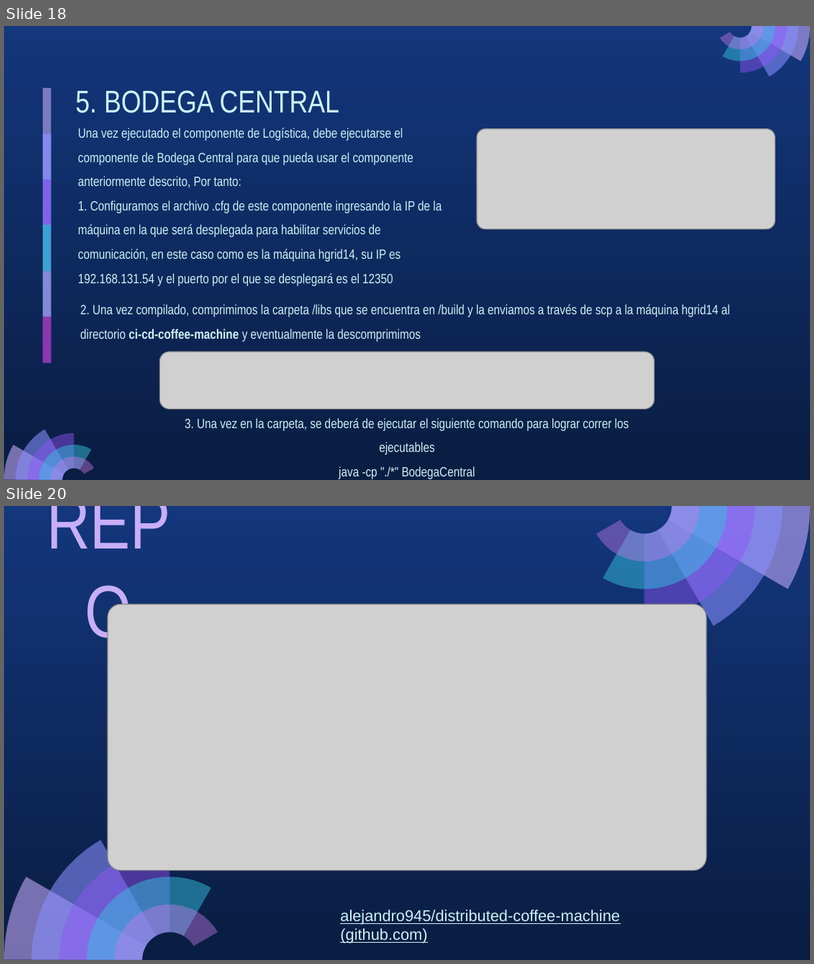
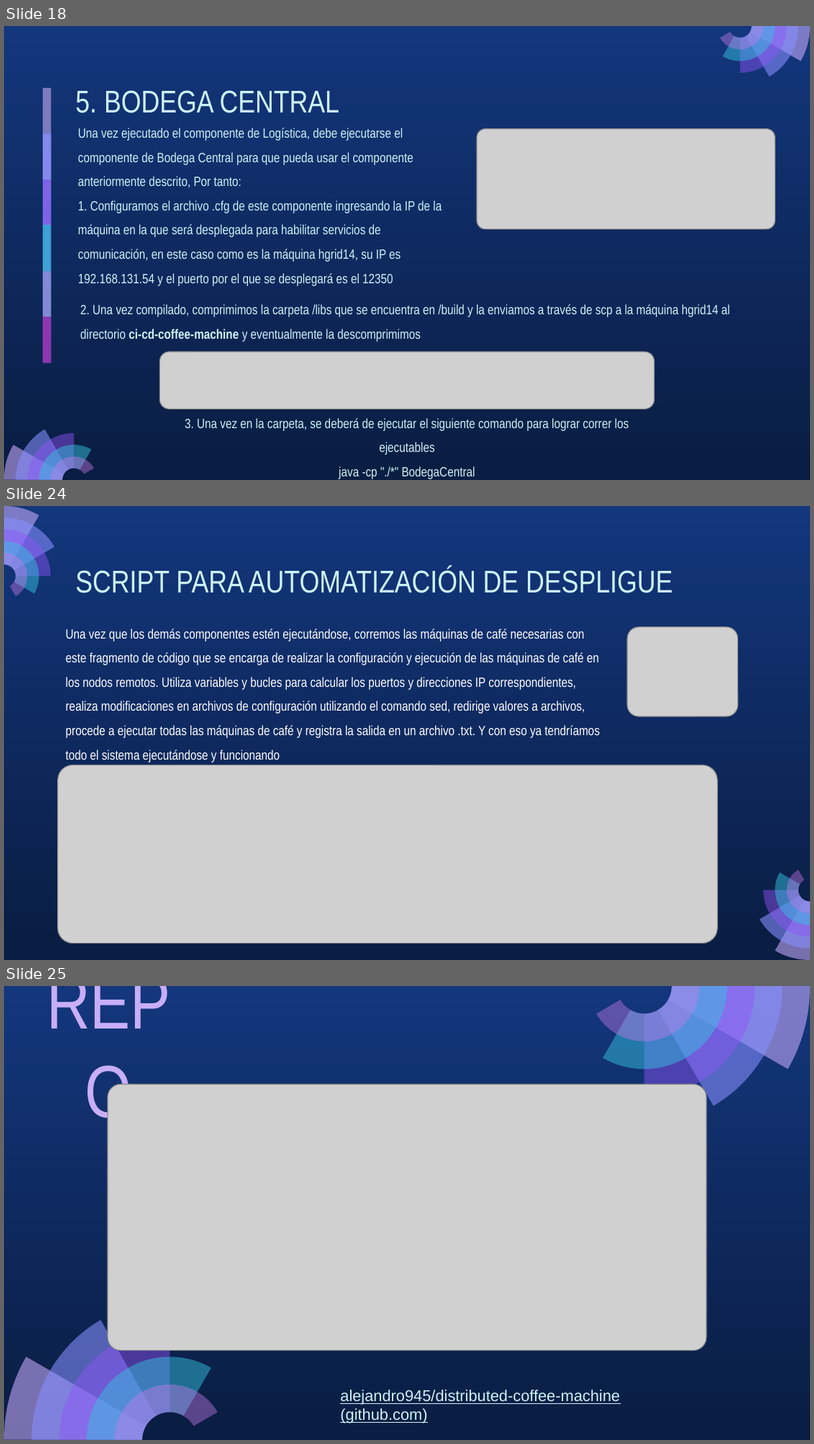
Before and after one commit to alejandro945/distributed-coffee-machine, a slide deck: docs/Despliegue CM.pptx. Shown one above the other, each under a label of ours: slides 18 and 20 before the commit, slides 18, 24 and 25 after it; the slides between them are not shown. The pictures are 814x964 and 814x1444 pixels, drawn with LibreOffice and Linux fonts; fonts in the diff are those of the drawing; grey boxes stand for pictures. Boxes give left, top, right and bottom in pixels: in the first picture for what was removed or moved away, otherwise in the second. Text is boxed around its words. In the diff, an @@ line names an element or a change of style, - is before the commit and + after.

Commit message:
broker and proxy deploy specified. Bash script added to slides

```diff
--- a/docs/Despliegue CM.pptx
+++ b/docs/Despliegue CM.pptx
@@ slide 24 added at bbox=[4, 506, 810, 960], background gradient #13367C to #0A1D42 @@
@@ group added at bbox=[4, 506, 55, 596]: 5 freeform shapes @@
@@ title added at bbox=[75, 567, 673, 593], 28 pt, text #CEF3F5 @@
+SCRIPT PARA AUTOMATIZACIÓN DE DESPLIGUE
@@ text added at bbox=[66, 628, 599, 762], 12 pt, text #FFFFFF @@
+Una vez que los demás componentes estén ejecutándose, corremos las máquinas de café necesarias con este fragmento de código que se encarga de realizar la configuración y ejecución de las máquinas de café en los nodos remotos. Utiliza variables y bucles para calcular los puertos y direcciones IP correspondientes, realiza modificaciones en archivos de configuración utilizando el comando sed, redirige valores a archivos, procede a ejecutar todas las máquinas de café y registra la salida en un archivo .txt. Y con eso ya tendríamos todo el sistema ejecutándose y funcionando
@@ picture added at bbox=[628, 627, 738, 716] @@
@@ picture added at bbox=[58, 765, 718, 943] @@
@@ group added at bbox=[759, 870, 810, 960]: 5 freeform shapes @@
@@ what was slide 20 is now slide 25 @@
```
Also in this commit, not shown: 1 slide changed, 4 other slides added, 1 other file.
